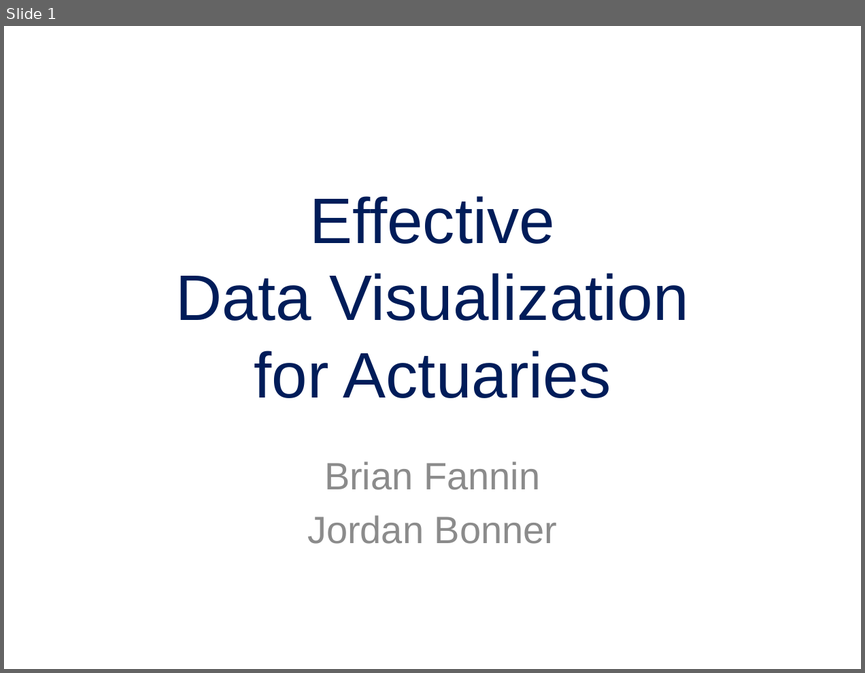
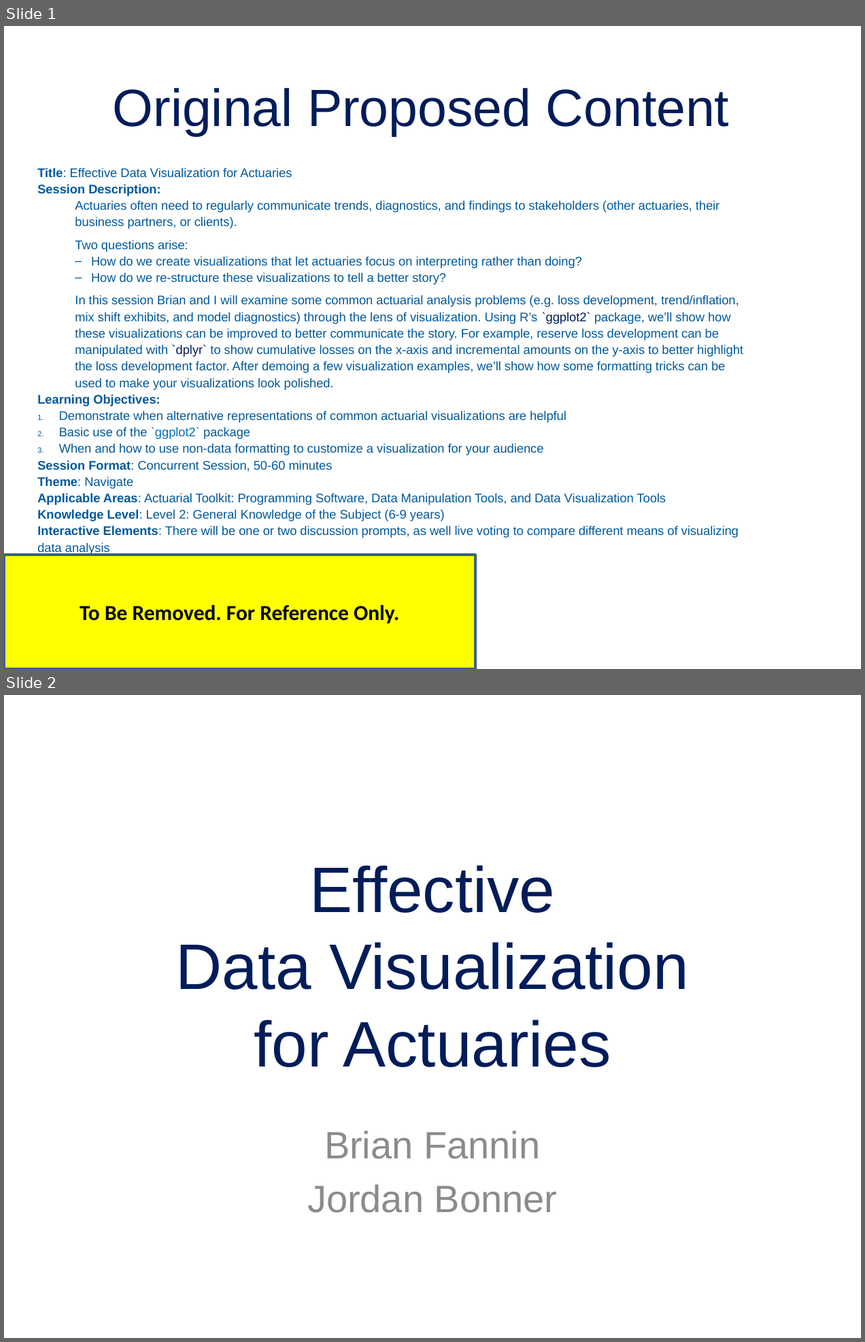
Before and after one commit to jordan-bonner/CAS_Spr23, a slide deck: Presentation Slides/Effective Data Visualization for Actuaries.pptx. Shown one above the other, each under a label of ours: slide 1 before the commit, slides 1 and 2 after it. The pictures are 865x673 and 865x1342 pixels, drawn with LibreOffice and Linux fonts; fonts in the diff are those of the drawing; background and template pictures are left out. Boxes give left, top, right and bottom in pixels: in the first picture for what was removed or moved away, otherwise in the second. Text is boxed around its words. In the diff, an @@ line names an element or a change of style, - is before the commit and + after.

Commit message:
Added some proposed skeleton slides.

```diff
--- a/Presentation Slides/Effective Data Visualization for Actuaries.pptx
+++ b/Presentation Slides/Effective Data Visualization for Actuaries.pptx
@@ slide 1 added at <box>4,26,861,669</box>, background picture (left out) @@
@@ title added at <box>113,88,729,136</box>, 44 pt, text #001C59 @@
+Original Proposed Content
@@ text added at <box>37,167,743,554</box>, 10.5 pt, text #00589A @@
+Title: Effective Data Visualization for Actuaries
+Session Description:
+  Actuaries often need to regularly communicate trends, diagnostics, and findings to stakeholders (other actuaries, their business partners, or clients).
+  Two questions arise:
+  – How do we create visualizations that let actuaries focus on interpreting rather than doing?
+  – How do we re-structure these visualizations to tell a better story?
+  In this session Brian and I will examine some common actuarial analysis problems (e.g. loss development, trend/inflation, mix shift exhibits, and model diagnostics) through the lens of visualization. Using R’s `ggplot2` package, we’ll show how these visualizations can be improved to better communicate the story. For example, reserve loss development can be manipulated with `dplyr` to show cumulative losses on the x-axis and incremental amounts on the y-axis to better highlight the loss development factor. After demoing a few visualization examples, we’ll show how some formatting tricks can be used to make your visualizations look polished.
+Learning Objectives:
+1. Demonstrate when alternative representations of common actuarial visualizations are helpful
+2. Basic use of the `ggplot2` package
+3. When and how to use non-data formatting to customize a visualization for your audience
+Session Format: Concurrent Session, 50-60 minutes
+Theme: Navigate
+Applicable Areas: Actuarial Toolkit: Programming Software, Data Manipulation Tools, and Data Visualization Tools
+Knowledge Level: Level 2: General Knowledge of the Subject (6-9 years)
+Interactive Elements: There will be one or two discussion prompts, as well live voting to compare different means of visualizing data analysis
@@ rectangle added at <box>4,554,475,669</box>, fill #FFFF00, outline #3A5F8C 2 pt, 18 pt, text #000000, bold @@
+To Be Removed. For Reference Only.
@@ what was slide 1 is now slide 2 @@
```
Also in this commit, not shown: 20 other slides added, 1 other file.
